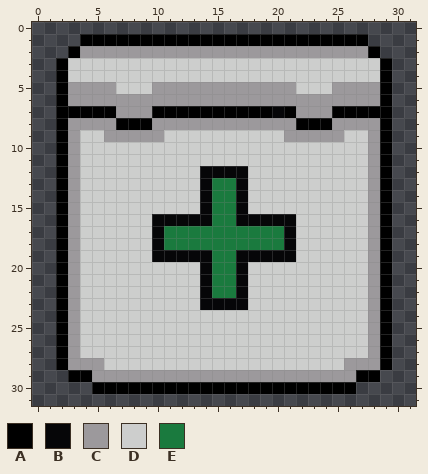
File history of a pixel-art file, Assets/Sprites/Crates/_HealthCrate.aseprite. Above: the version before the commit.
32x32 pixels, 1 frame. Colours within 5 levels of each other are drawn and written as one.
Palette (. is transparent): A #000000  B #060608  C #9c999c  D #cdcecd  E #1a7a3e
The result:
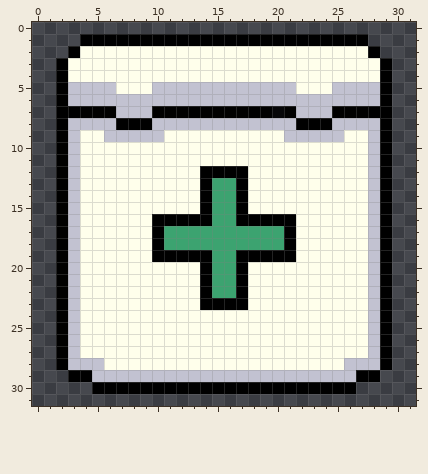
Changes in this commit:
colour C: #9c999c -> #c2c2d1
colour D: #cdcecd -> #ffffeb
colour E: #1a7a3e -> #3ca370
y 2: x 4..27 CCCCCCCCCCCCCCCCCCCCCCCC -> DDDDDDDDDDDDDDDDDDDDDDDD
y 12: x 14..17 BBBB -> AAAA
y 13..15: x 14 B -> A; x 17 B -> A
y 16: x 10..14 BBBBB -> AAAAA; x 17..21 BBBBB -> AAAAA
y 17..18: x 10 B -> A; x 21 B -> A
y 19: x 10..14 BBBBB -> AAAAA; x 17..21 BBBBB -> AAAAA
y 20..22: x 14 B -> A; x 17 B -> A
y 23: x 14..17 BBBB -> AAAA
Boxes around the changes in both pictures, in picture pixels (x1, y1, x2, y2):
changed: (68, 46, 380, 382)
